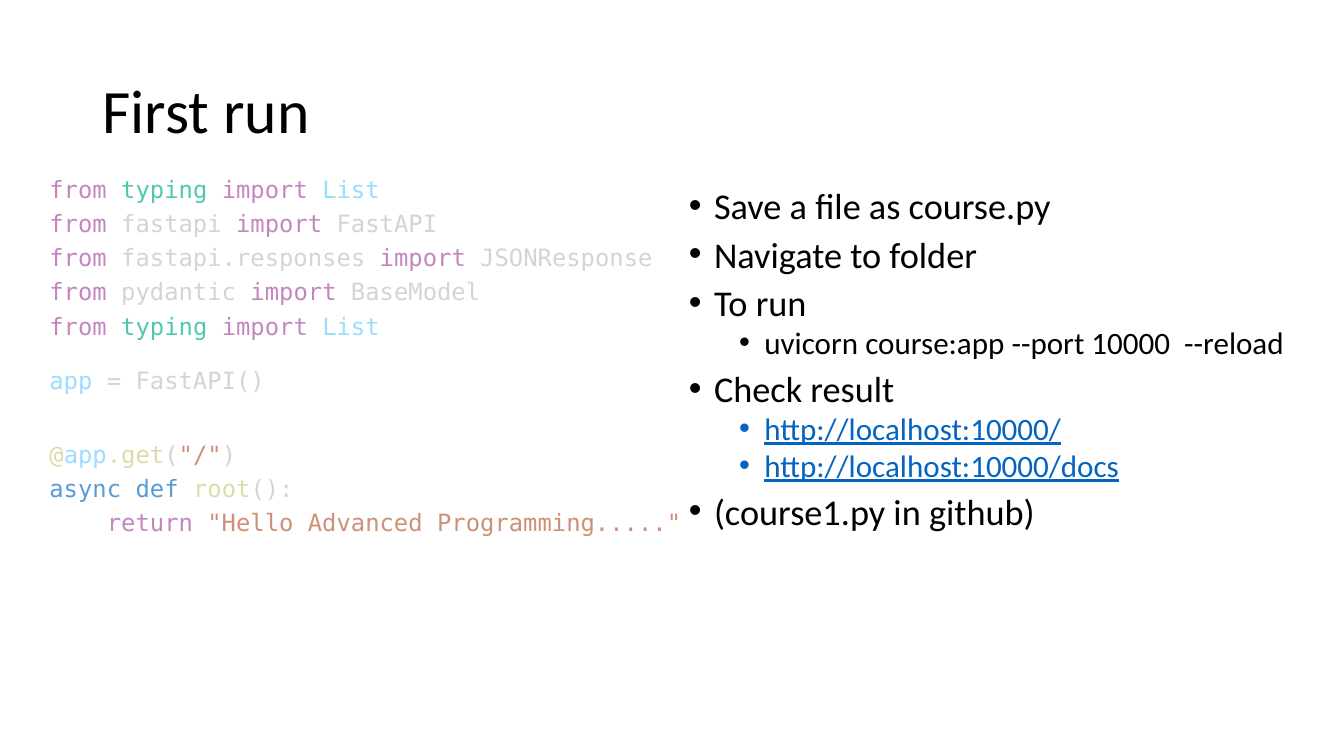
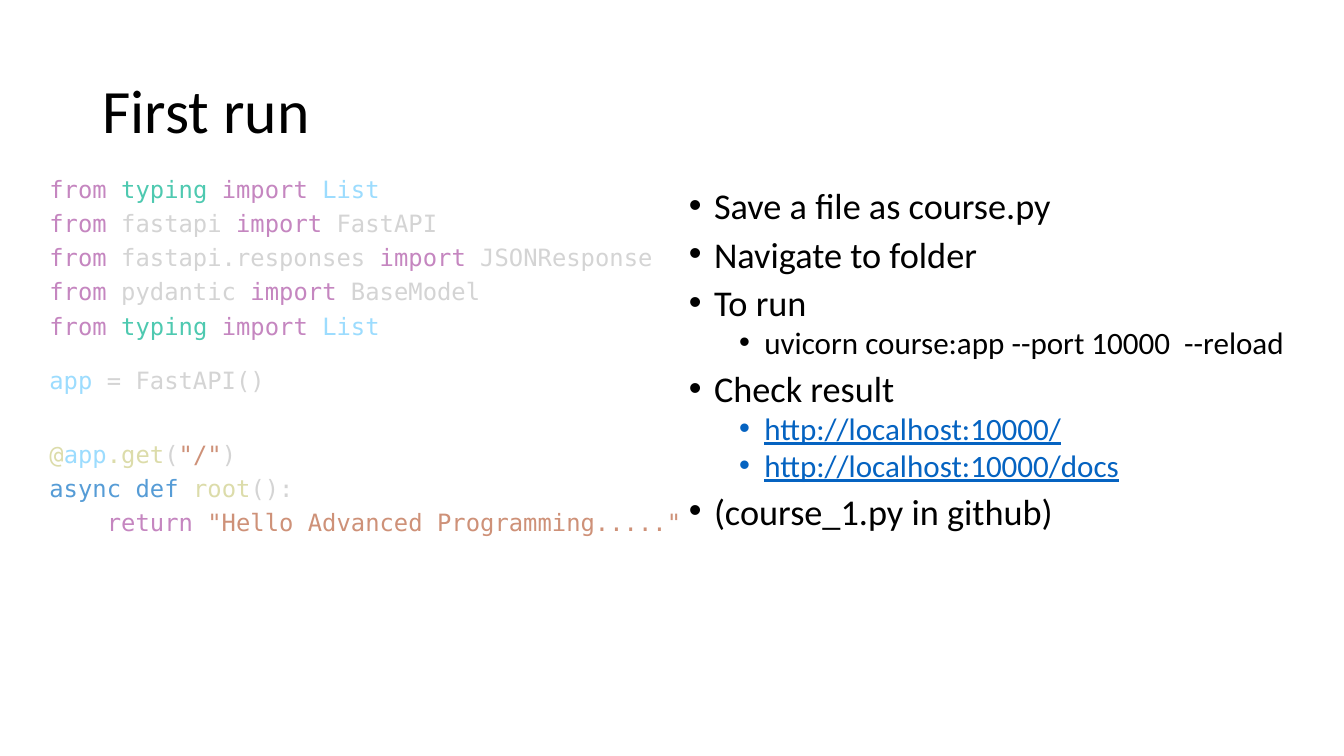
Before and after one commit to papajohn-uop/ADVANCED_PROGRAMMING_TECHNIQUES, a slide deck: slide 5 of Course.pptx. Drawn at 1344x756 pixels with LibreOffice and Linux fonts; fonts in the diff are those of the drawing. Boxes give left, top, right and bottom in pixels: in the first picture for what was removed or moved away, otherwise in the second. Text is boxed around its words. In the diff, an @@ line names an element or a change of style, - is before the commit and + after.

```diff
--- a/Course.pptx
+++ b/Course.pptx
@@ text at (714,498,1053,532): text changed @@
-• (course1.py in github)
+• (course_1.py in github)
```
Also in this commit, not shown: 2 other slides changed, 3 slides added.
